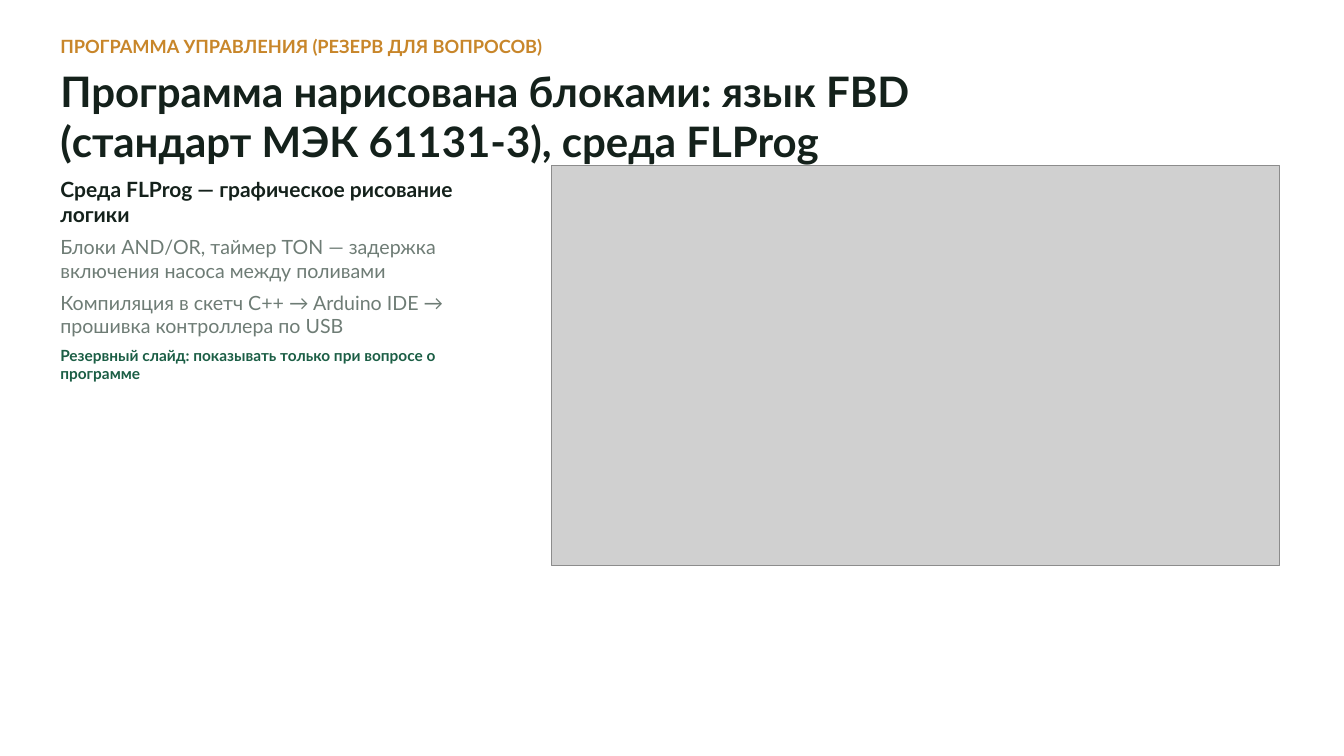
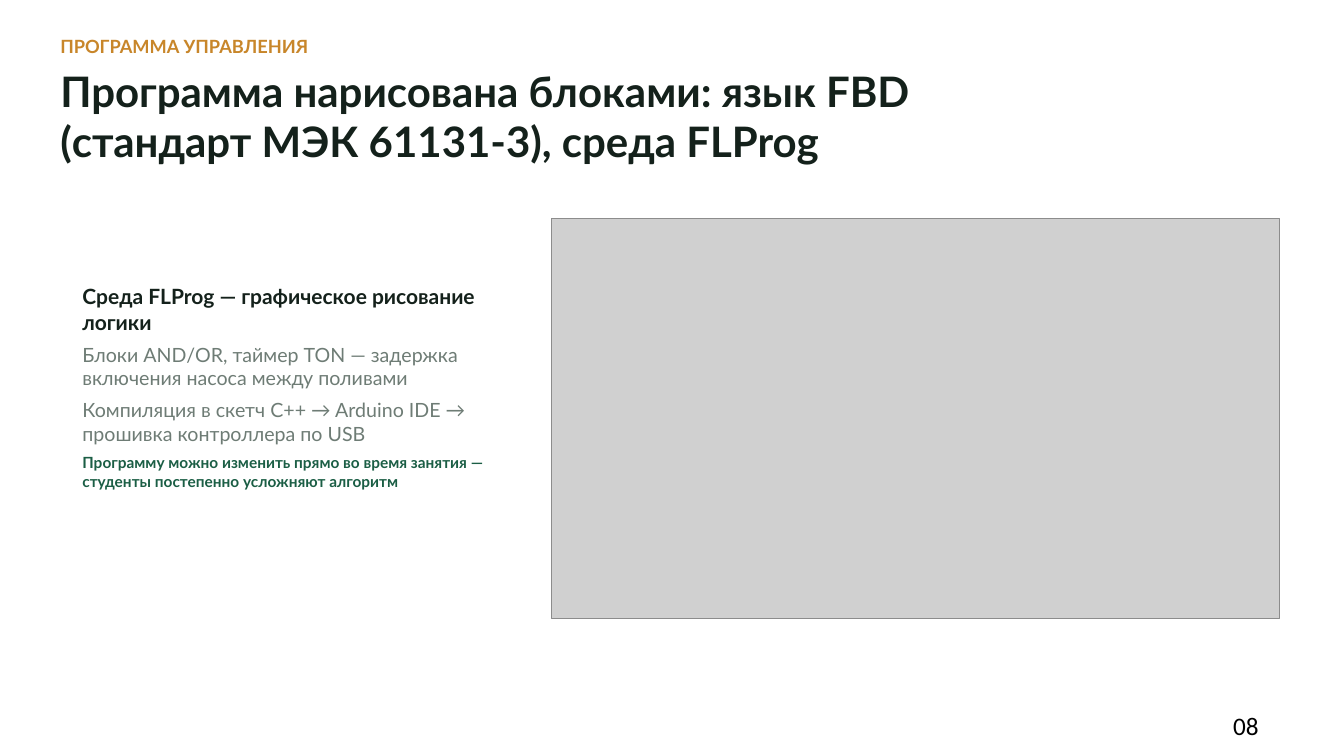
Before and after one commit to DimaNikolaevi4/Konkurs, a slide deck: slide 8 of Гидропоника-заявка-2026/Презентация_Чагин_Гидропоника.pptx (slide 11 before the commit). Drawn at 1344x756 pixels with LibreOffice and Linux fonts; fonts in the diff are those of the drawing; grey boxes stand for pictures. Boxes give left, top, right and bottom in pixels: in the first picture for what was removed or moved away, otherwise in the second. Text is boxed around its words. In the diff, an @@ line names an element or a change of style, - is before the commit and + after.

```diff
--- a/Гидропоника-заявка-2026/Презентация_Чагин_Гидропоника.pptx
+++ b/Гидропоника-заявка-2026/Презентация_Чагин_Гидропоника.pptx
@@ text at [60,39,308,53]: text changed @@
-ПРОГРАММА УПРАВЛЕНИЯ (РЕЗЕРВ ДЛЯ ВОПРОСОВ)
+ПРОГРАММА УПРАВЛЕНИЯ
@@ picture: place and size @@
-picture at [552,165,1280,566]
+picture at [552,219,1280,619]
@@ text "Среда FLProg — графическое рисование ...": place and size @@
-text "Среда FLProg — графическое рисование ..." at [60,181,453,382]
+text "Среда FLProg — графическое рисование ..." at [82,288,475,490]
@@ text at [82,457,467,490]: text changed @@
-Резервный слайд: показывать только при вопросе о программе
+Программу можно изменить прямо во время занятия — студенты постепенно усложняют алгоритм
@@ text added at [1233,717,1259,736], 18 pt, text #000000 @@
+08
```
Also in this commit, not shown: 3 other slides changed, 1 slide removed, 2 other files.
